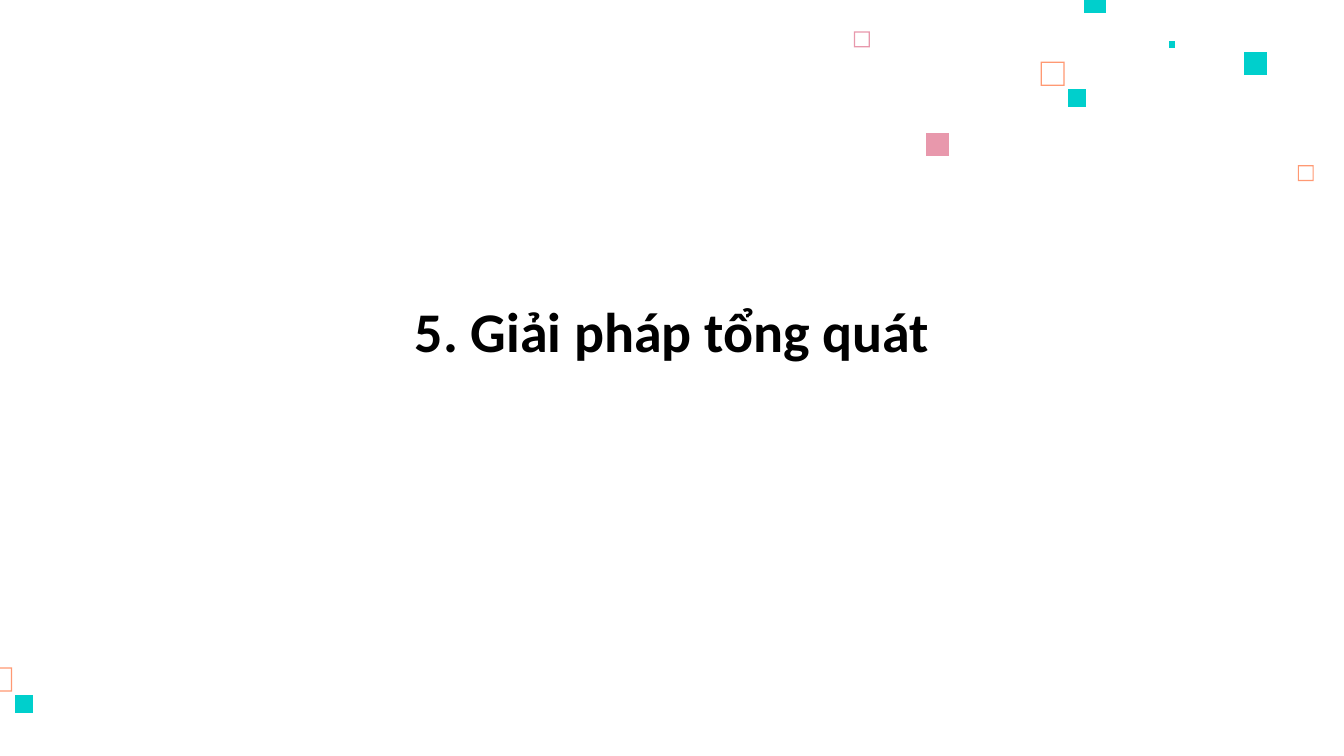
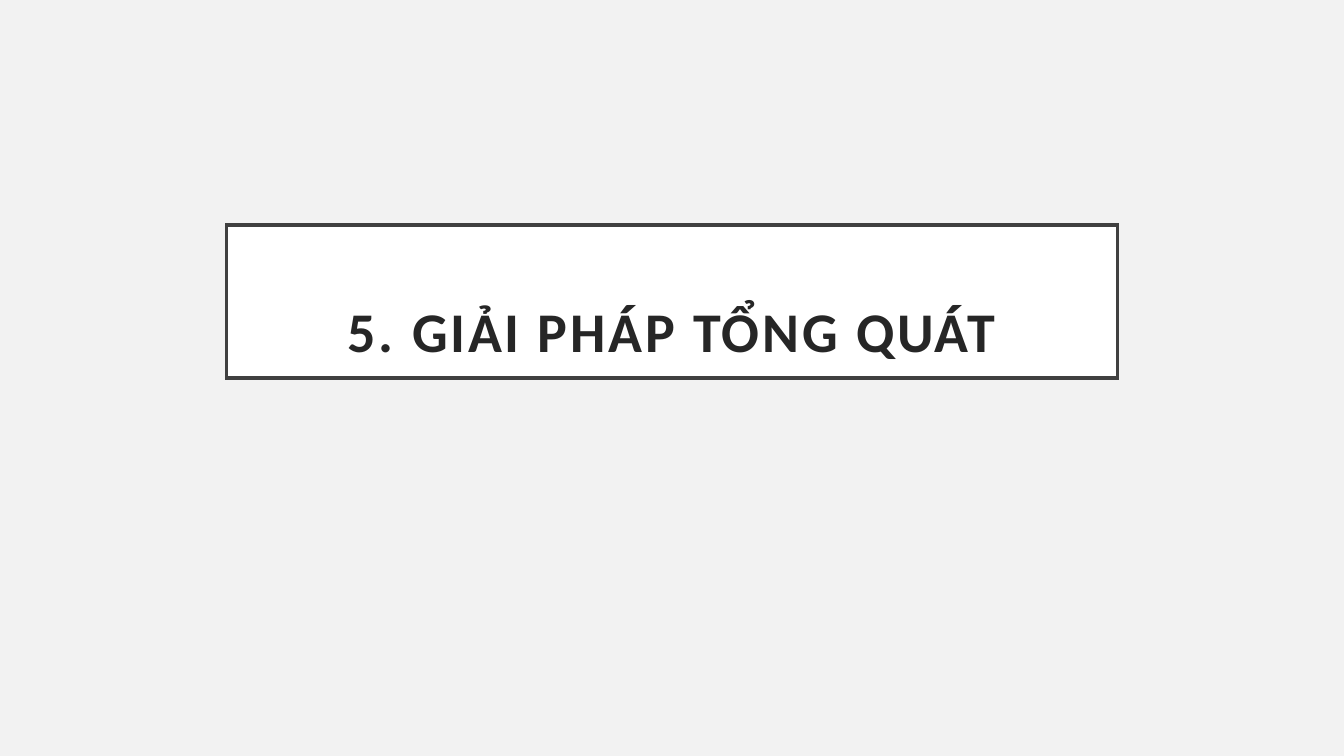
Before and after one commit to nmtri1912/kltn, a slide deck: slide 11 of Tài liệu/Presentation.pptx. Drawn at 1344x756 pixels with LibreOffice and Linux fonts; fonts in the diff are those of the drawing. Boxes give left, top, right and bottom in pixels: in the first picture for what was removed or moved away, otherwise in the second. Text is boxed around its words. In the diff, an @@ line names an element or a change of style, - is before the commit and + after.

```diff
--- a/Tài liệu/Presentation.pptx
+++ b/Tài liệu/Presentation.pptx
@@ background #FFFFFF to #F2F2F2 @@
@@ freeform shape removed at [1084,0,1107,13] @@
@@ freeform shape removed at [854,31,870,47] @@
@@ freeform shape removed at [1170,41,1177,47] @@
@@ freeform shape removed at [1244,52,1267,76] @@
@@ freeform shape removed at [1041,62,1065,86] @@
@@ freeform shape removed at [1068,90,1086,108] @@
@@ freeform shape removed at [926,133,949,156] @@
@@ freeform shape removed at [1299,165,1315,181] @@
@@ title "5. GIẢI PHÁP TỔNG QUÁT": place and size @@
-title "5. GIẢI PHÁP TỔNG QUÁT" at [415,308,929,362]
+title "5. GIẢI PHÁP TỔNG QUÁT" at [227,225,1118,378]
@@ title "5. GIẢI PHÁP TỔNG QUÁT" at [227,225,1118,378]: fill none to #FFFFFF; outline none to #404040 2.5 pt @@
@@ title at [348,305,995,359]: text changed; text colour #000000 to #262626 @@
-5. Giải pháp tổng quát
+5. GIẢI PHÁP TỔNG QUÁT
@@ freeform shape removed at [0,667,12,692] @@
@@ freeform shape removed at [15,695,33,713] @@
```
Also in this commit, not shown: 15 other slides changed, 2 slides added, 2 slides removed, 2 other files.
